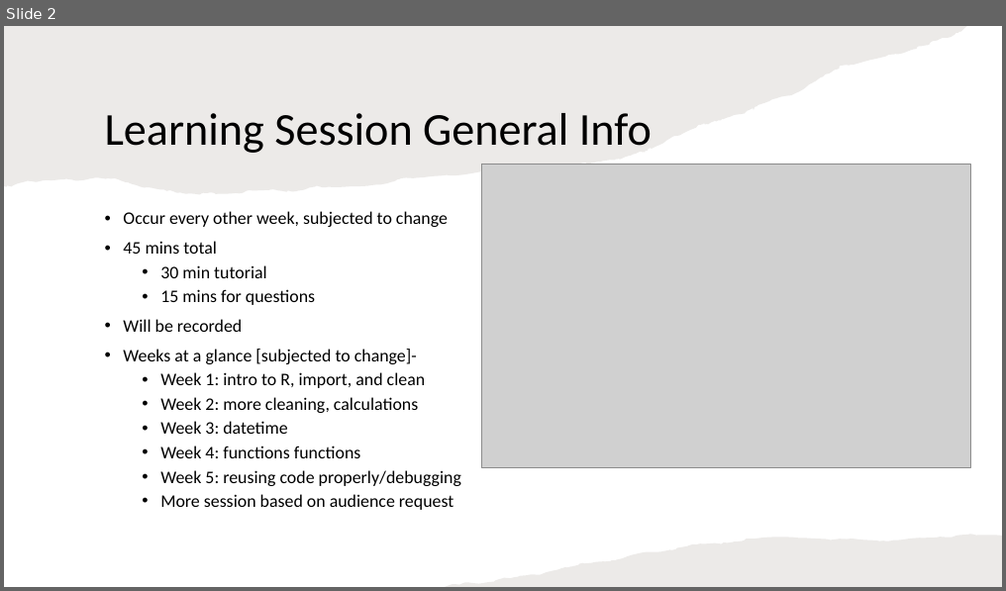
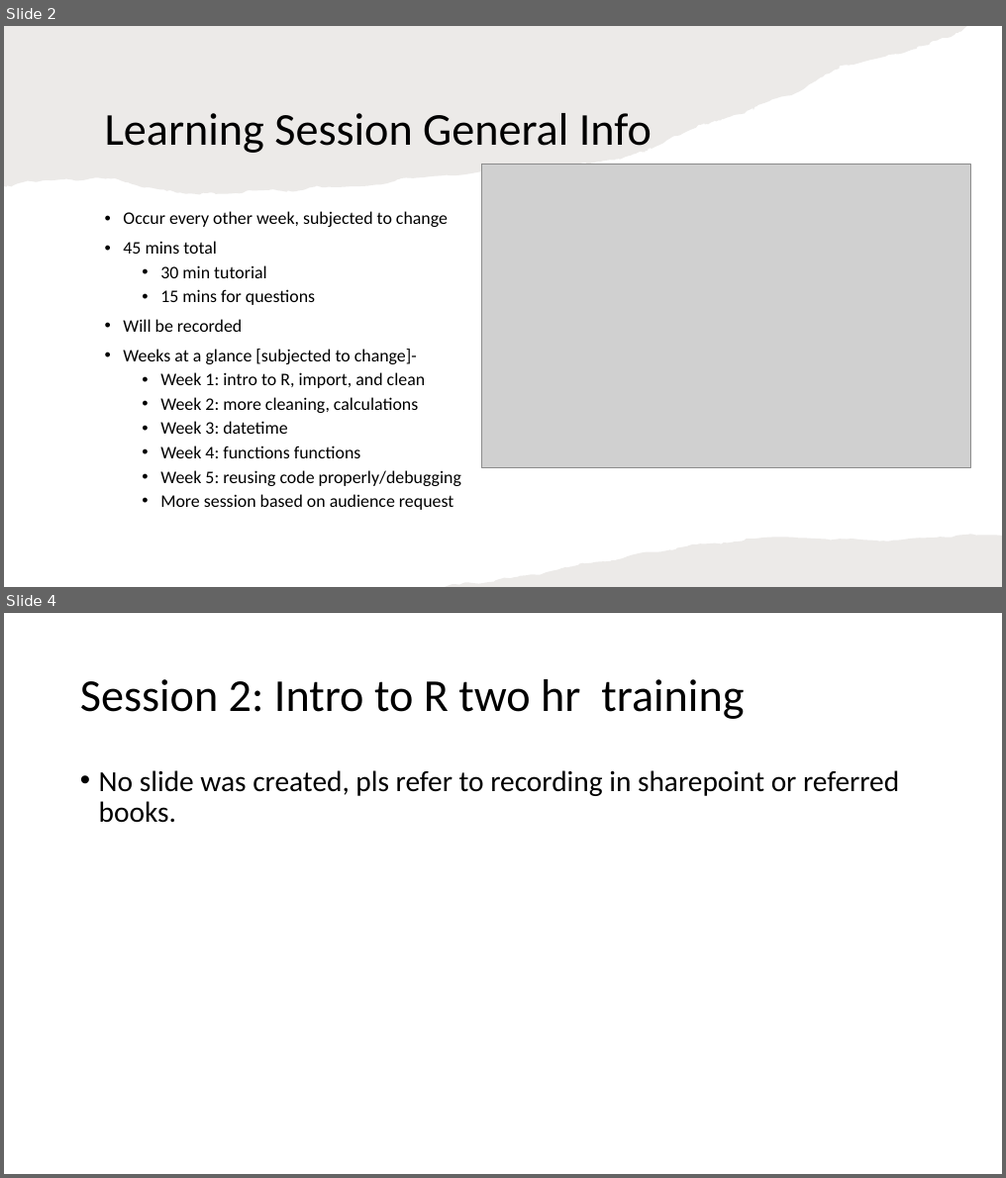
Before and after one commit to atomwin/intro_r, a slide deck: sessions/session_3/RI R Learning Sessions.pptx. Shown one above the other, each under a label of ours: slide 2 before the commit, slides 2 and 4 after it; the slides between them are not shown. The pictures are 1006x591 and 1006x1178 pixels, drawn with LibreOffice and Linux fonts; fonts in the diff are those of the drawing; grey boxes stand for pictures. Boxes give left, top, right and bottom in pixels: in the first picture for what was removed or moved away, otherwise in the second. Text is boxed around its words. In the diff, an @@ line names an element or a change of style, - is before the commit and + after.

```diff
--- a/sessions/session_3/RI R Learning Sessions.pptx
+++ b/sessions/session_3/RI R Learning Sessions.pptx
@@ slide 4 added at <box>4,613,1002,1174</box>, background #FFFFFF @@
@@ title added at <box>80,679,744,719</box>, 44 pt, text #000000 @@
+Session 2: Intro to R two hr training
@@ text added at <box>99,770,899,823</box>, 28 pt, text #000000 @@
+• No slide was created, pls refer to recording in sharepoint or referred books.
```
Also in this commit, not shown: 2 slides changed, 1 other file.
